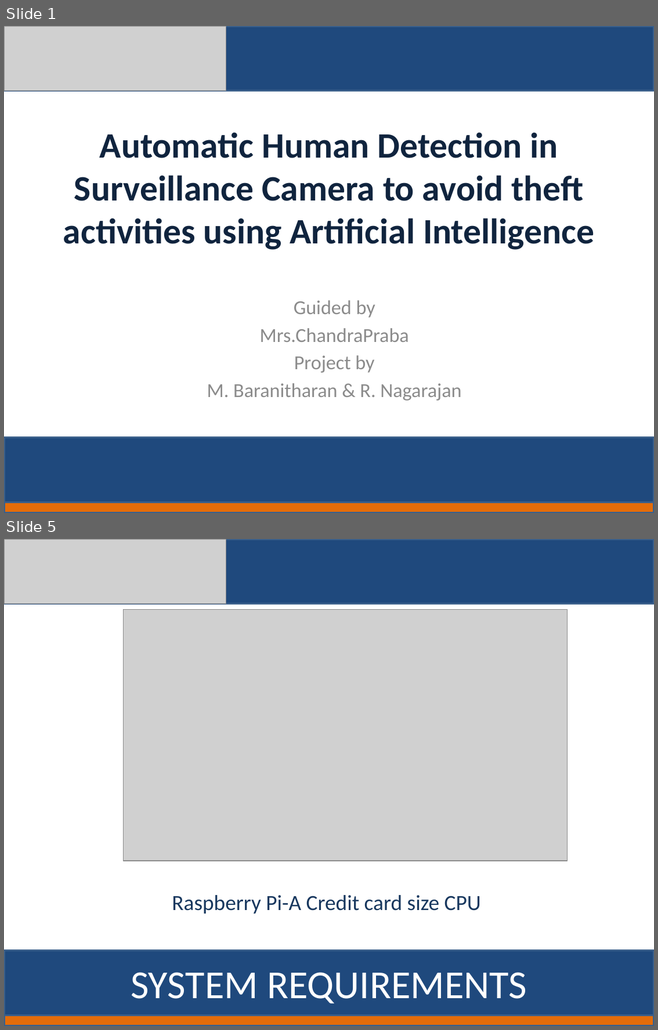
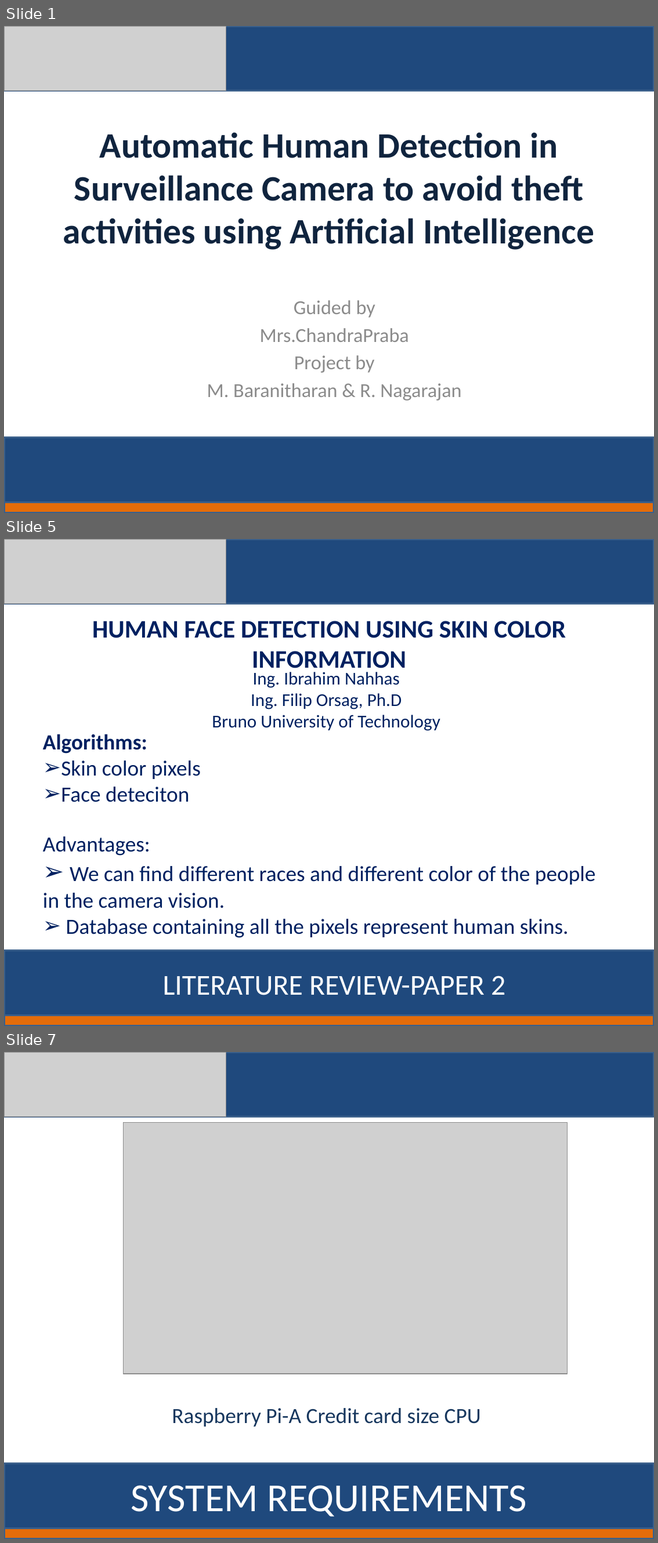
Before and after one commit to baranitharan2020/Third-eye, a slide deck: First Review.pptx. Shown one above the other, each under a label of ours: slides 1 and 5 before the commit, slides 1, 5 and 7 after it; the slides between them are not shown. The pictures are 658x1030 and 658x1543 pixels, drawn with LibreOffice and Linux fonts; fonts in the diff are those of the drawing; grey boxes stand for pictures. Boxes give left, top, right and bottom in pixels: in the first picture for what was removed or moved away, otherwise in the second. Text is boxed around its words. In the diff, an @@ line names an element or a change of style, - is before the commit and + after.

```diff
--- a/First Review.pptx
+++ b/First Review.pptx
@@ slide 5 added at [4, 539, 654, 1026], background #FFFFFF @@
@@ rectangle added at [4, 539, 654, 604], fill #1F497D, outline #3A5F8C 2 pt @@
@@ picture added at [4, 539, 226, 604] @@
@@ text added at [92, 621, 565, 674], 28 pt, text #002060, bold @@
+HUMAN FACE DETECTION USING SKIN COLOR INFORMATION
@@ text added at [212, 672, 440, 731], 20 pt, text #002060 @@
+Ing. Ibrahim Nahhas
+Ing. Filip Orsag, Ph.D
+Bruno University of Technology
@@ text added at [43, 734, 596, 938], 24 pt, text #002060 @@
+Algorithms:
+➢ Skin color pixels
+➢ Face deteciton
+Advantages:
+➢ We can find different races and different color of the people in the camera vision.
+➢ Database containing all the pixels represent human skins.
@@ rectangle added at [4, 950, 654, 1015], fill #1F497D, outline #3A5F8C 2 pt @@
@@ text added at [163, 976, 505, 995], 32 pt, text #FFFFFF @@
+LITERATURE REVIEW-PAPER 2
@@ rectangle added at [4, 1015, 654, 1026], fill #E46C0A, outline #3A5F8C 2 pt @@
@@ what was slide 5 is now slide 7 @@
```
Also in this commit, not shown: 6 slides changed, 5 other slides added, 1 slide removed.
